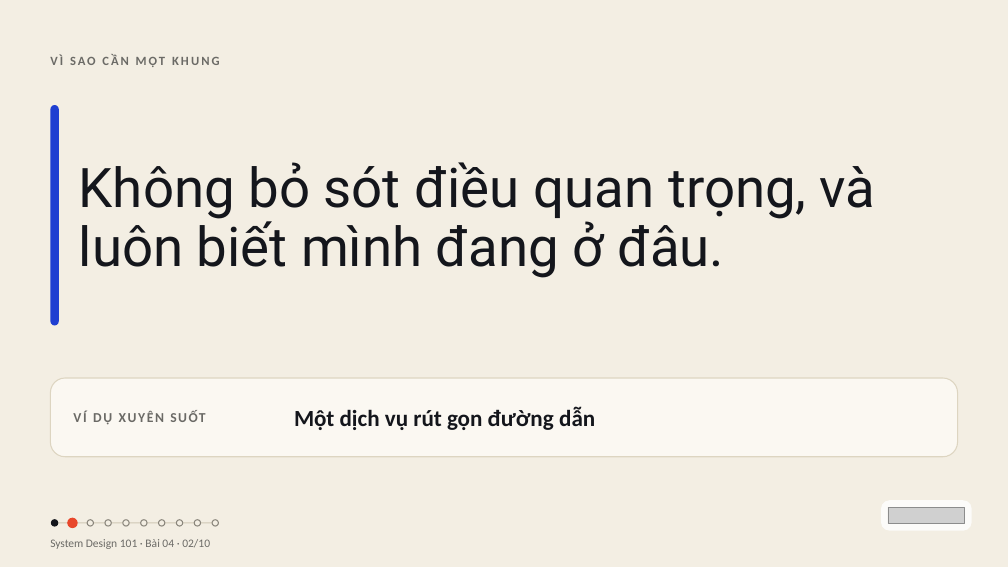
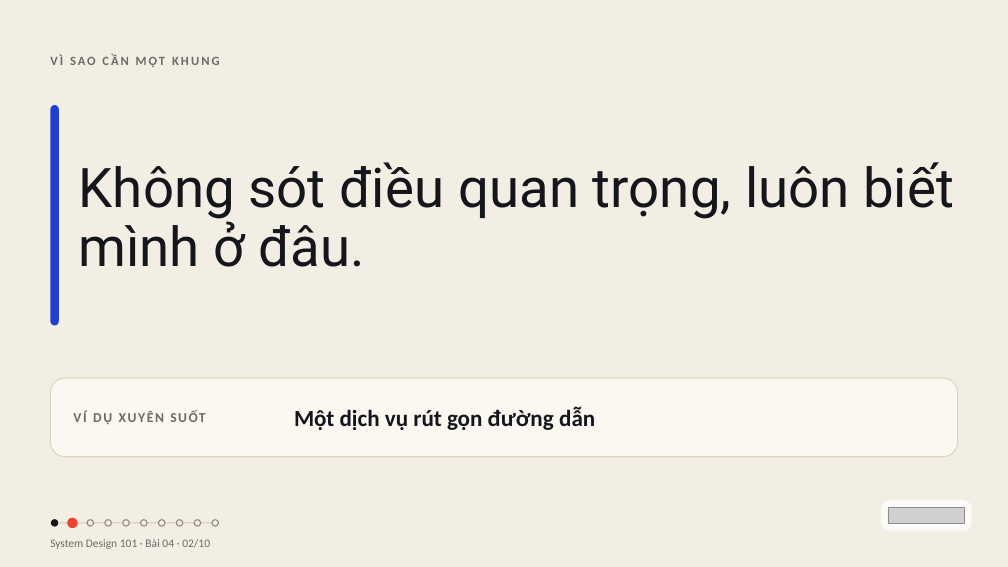
Before and after one commit to vohoailinh90/tool-marketing-studio, a slide deck: slide 2 of system-design-101/vi/lessons/sd-05-004/slides/sd-05-004.pptx. Drawn at 1008x567 pixels with LibreOffice and Linux fonts; fonts in the diff are those of the drawing; grey boxes stand for pictures. Boxes give left, top, right and bottom in pixels: in the first picture for what was removed or moved away, otherwise in the second. Text is boxed around its words. In the diff, an @@ line names an element or a change of style, - is before the commit and + after.

```diff
--- a/system-design-101/vi/lessons/sd-05-004/slides/sd-05-004.pptx
+++ b/system-design-101/vi/lessons/sd-05-004/slides/sd-05-004.pptx
@@ text at (x1=79, y1=162, x2=954, y2=267): text changed @@
-Không bỏ sót điều quan trọng, và luôn biết mình đang ở đâu.
+Không sót điều quan trọng, luôn biết mình ở đâu.
```
Also in this commit, not shown: 6 other slides changed, 4 other files.
